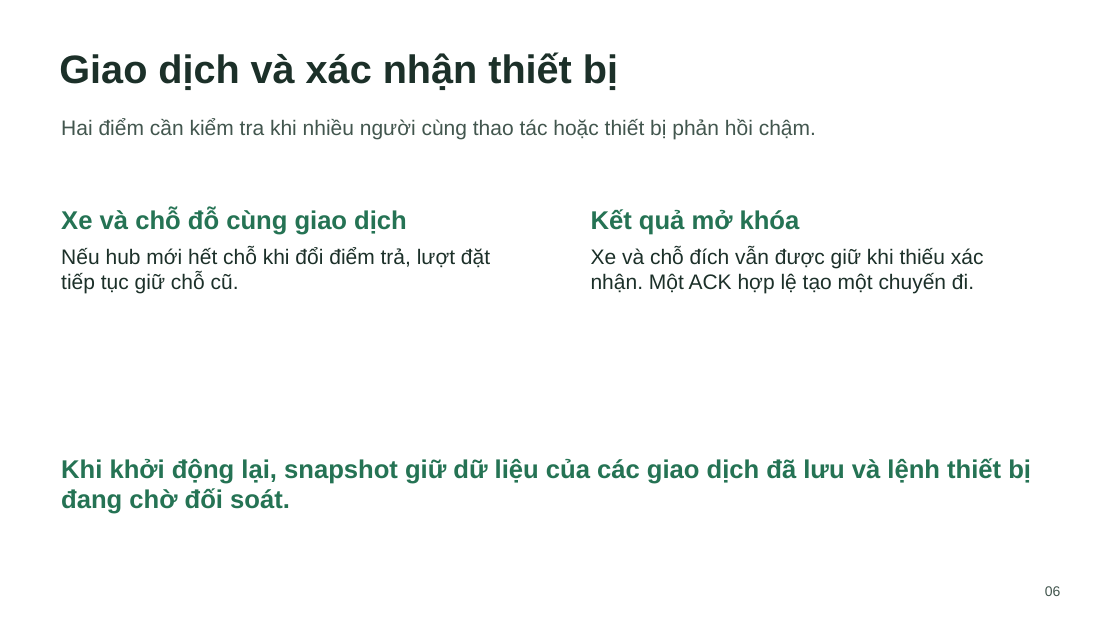
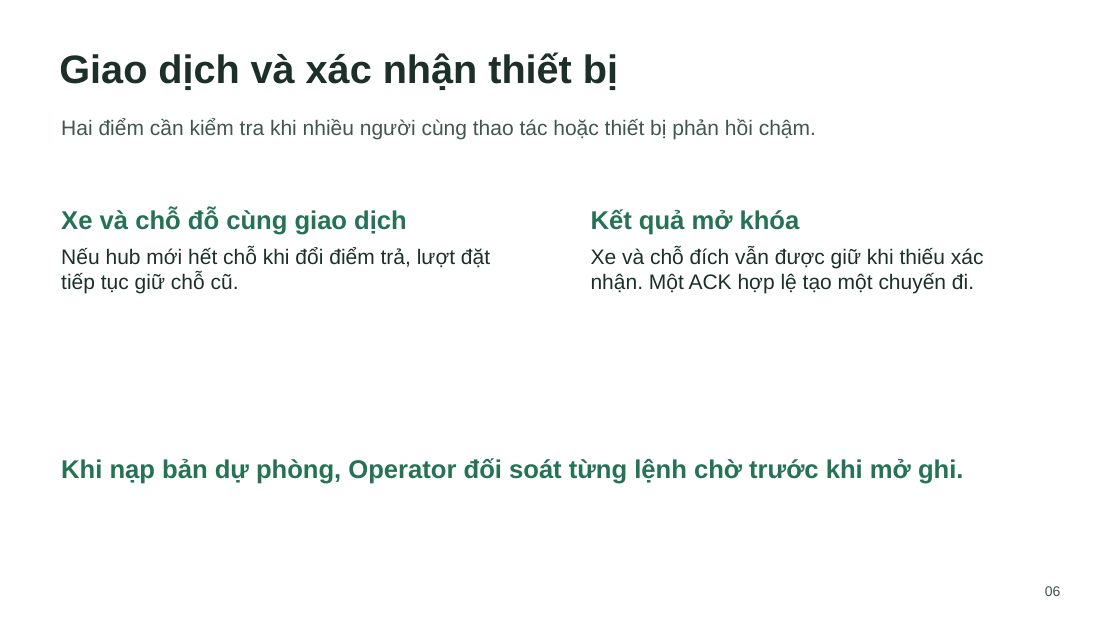
Before and after one commit to Tienledaithandong/BTL_CNPM, a slide deck: slide 6 of deliverables/Smart_E_Mobility_Hub_Demo.pptx. Drawn at 1120x630 pixels with LibreOffice and Linux fonts; fonts in the diff are those of the drawing. Boxes give left, top, right and bottom in pixels: in the first picture for what was removed or moved away, otherwise in the second. Text is boxed around its words. In the diff, an @@ line names an element or a change of style, - is before the commit and + after.

Commit message:
docs: cap nhat kiem chung va ho so ban giao

```diff
--- a/deliverables/Smart_E_Mobility_Hub_Demo.pptx
+++ b/deliverables/Smart_E_Mobility_Hub_Demo.pptx
@@ text at (61, 458, 963, 484): text changed @@
-Khi khởi động lại, snapshot giữ dữ liệu của các giao dịch đã lưu và lệnh thiết bị đang chờ đối soát.
+Khi nạp bản dự phòng, Operator đối soát từng lệnh chờ trước khi mở ghi.
```
Also in this commit, not shown: 3 other slides changed, 27 other files.
